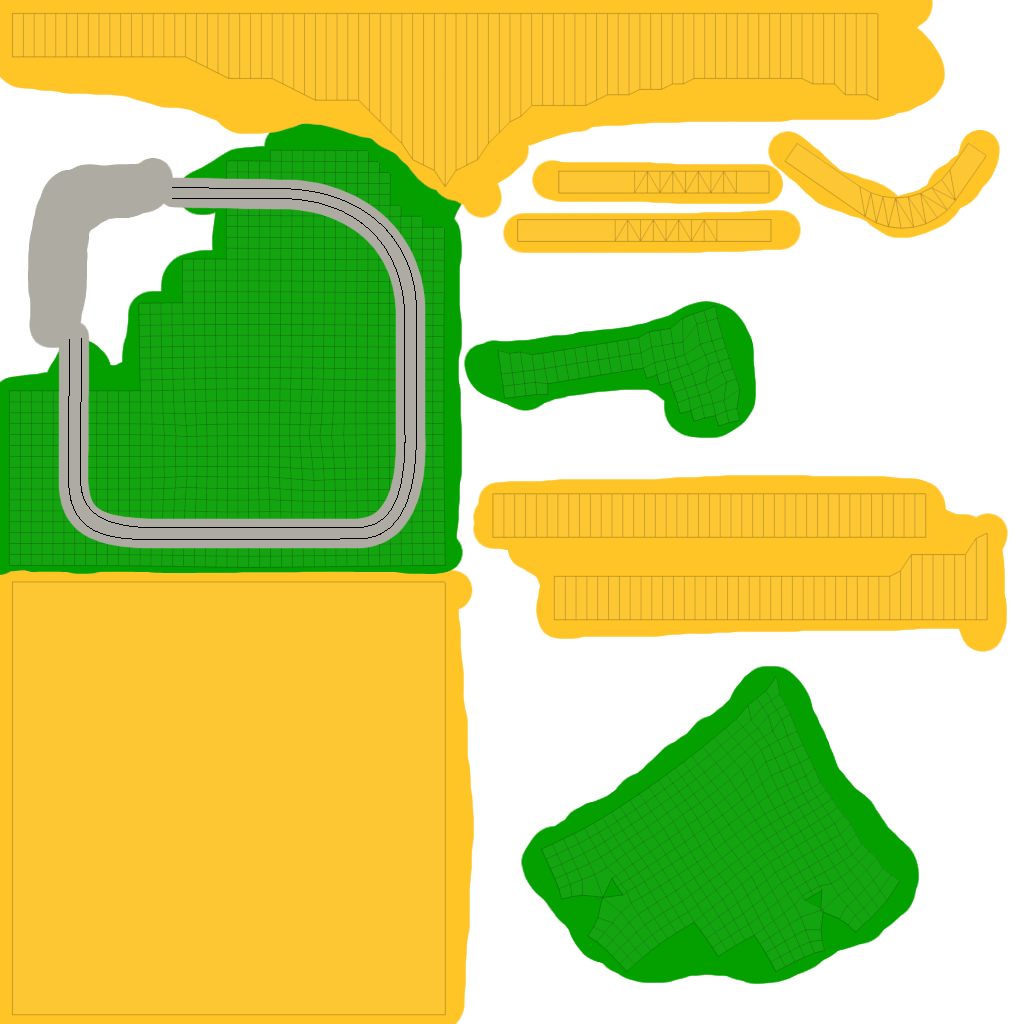
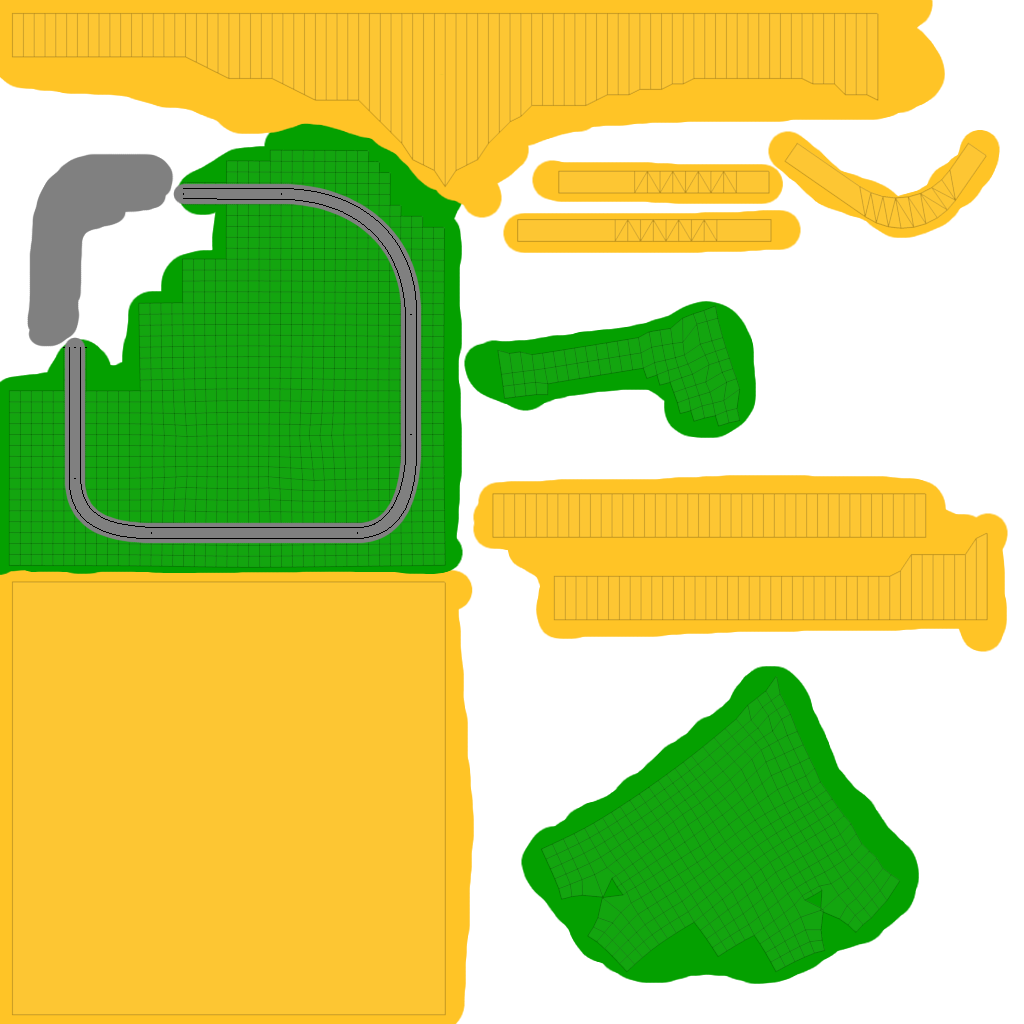
Layers edited between the first and the second 1024 x 1024 image:
painted on "detail-tracks" over box(63, 187, 417, 540)
painted on "solid-tracks" over box(27, 153, 427, 549)
